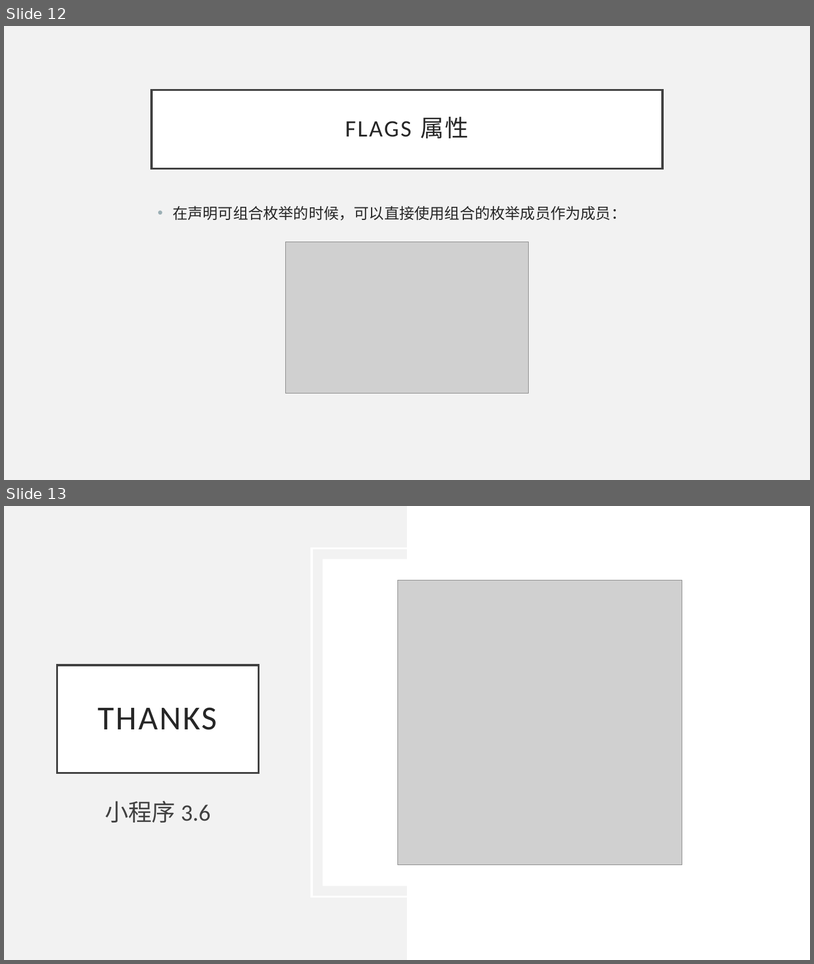
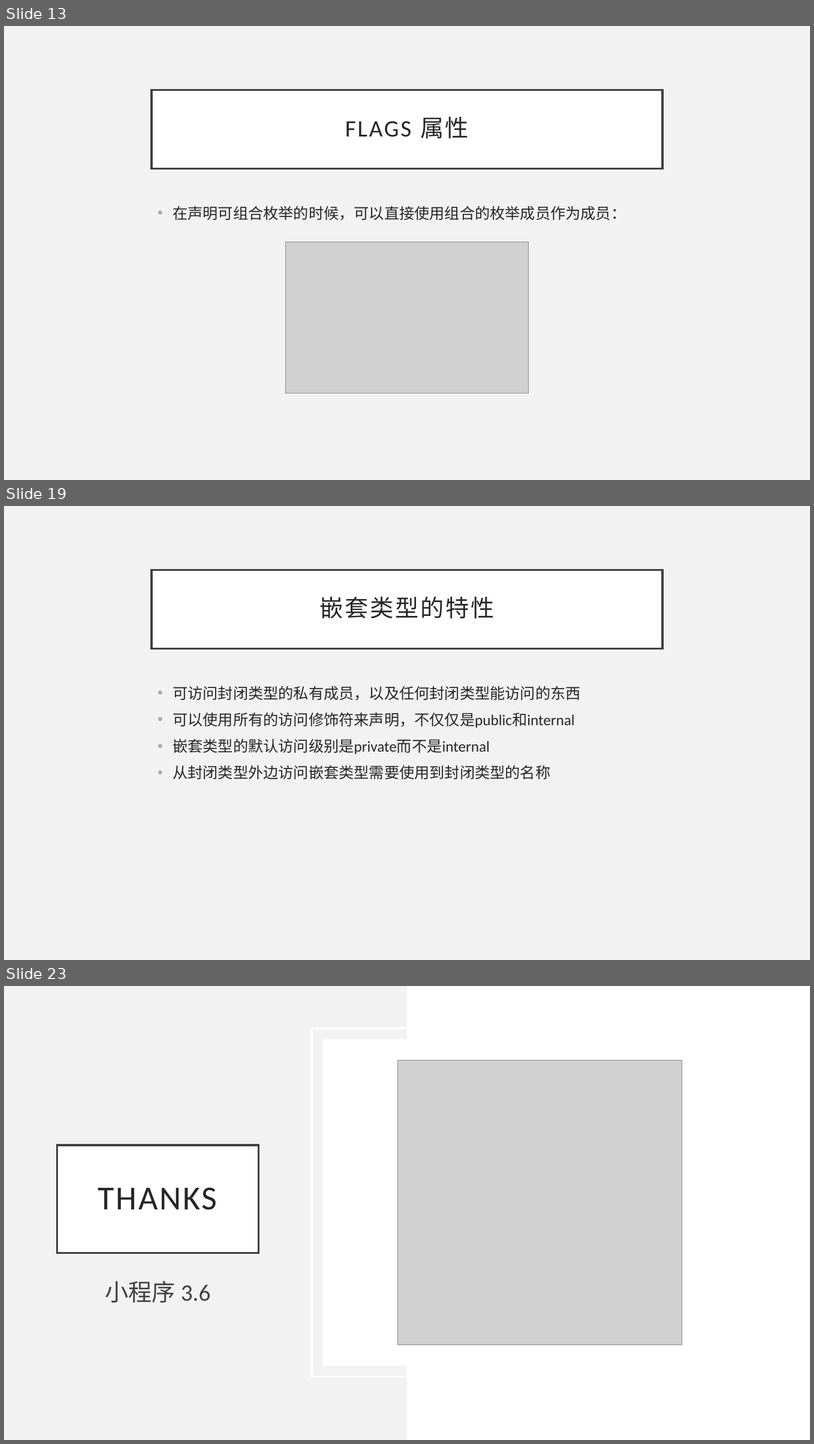
Before and after one commit to BillSon68/CSharp-Tutorial, a slide deck: Chapter 03/310 - 枚举和嵌套类型.pptx. Shown one above the other, each under a label of ours: slides 12 and 13 before the commit, slides 13, 19 and 23 after it; the slides between them are not shown. The pictures are 814x964 and 814x1444 pixels, drawn with LibreOffice and Linux fonts; fonts in the diff are those of the drawing; grey boxes stand for pictures. Boxes give left, top, right and bottom in pixels: in the first picture for what was removed or moved away, otherwise in the second. Text is boxed around its words. In the diff, an @@ line names an element or a change of style, - is before the commit and + after.

```diff
--- a/Chapter 03/310 - 枚举和嵌套类型.pptx
+++ b/Chapter 03/310 - 枚举和嵌套类型.pptx
@@ slide 19 added at <box>4,506,810,960</box>, background #F2F2F2 @@
@@ title added at <box>152,570,663,648</box>, fill #FFFFFF, outline #404040 2.5 pt, 28 pt, text #262626 @@
+嵌套类型的特性
@@ text added at <box>173,686,581,779</box>, 18 pt, text #262626 @@
+• 可访问封闭类型的私有成员，以及任何封闭类型能访问的东西
+• 可以使用所有的访问修饰符来声明，不仅仅是public和internal
+• 嵌套类型的默认访问级别是private而不是internal
+• 从封闭类型外边访问嵌套类型需要使用到封闭类型的名称
@@ what was slide 12 is now slide 13 @@
@@ what was slide 13 is now slide 23 @@
```
Also in this commit, not shown: 1 slide changed, 9 other slides added, 2 other files.
